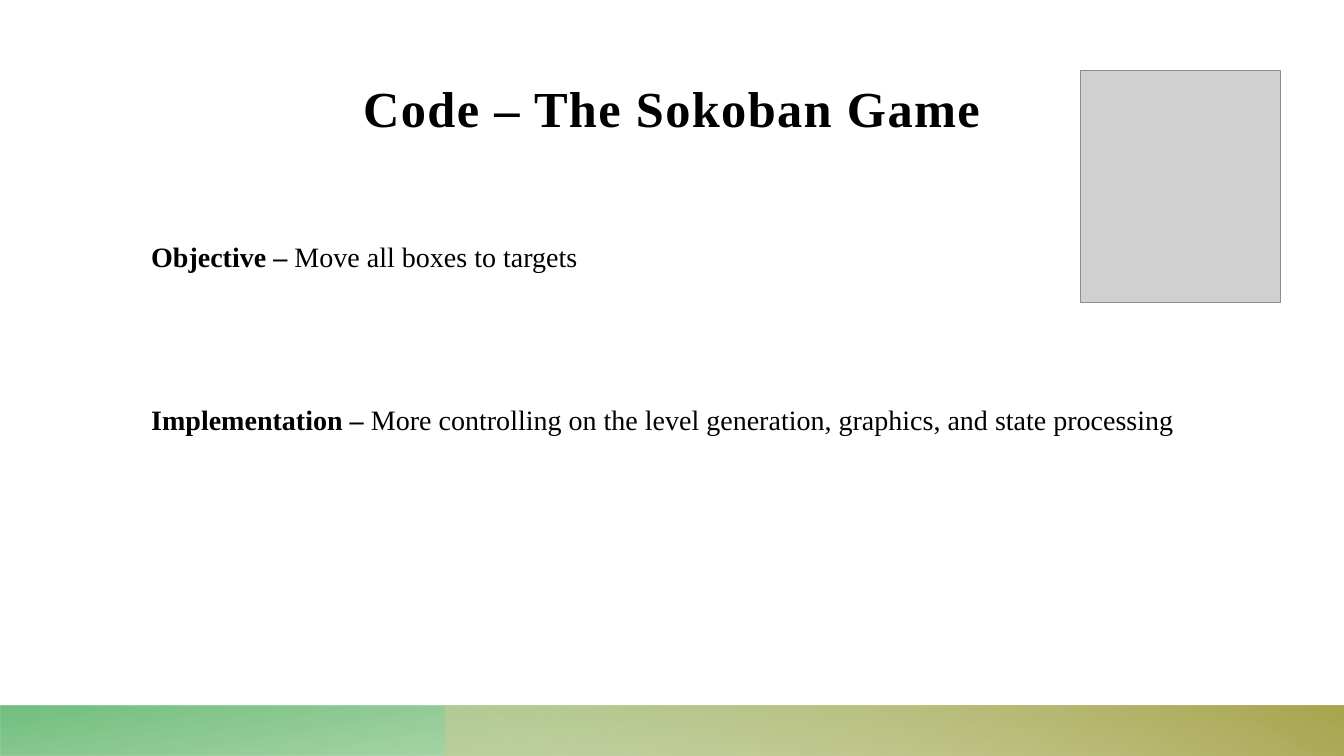
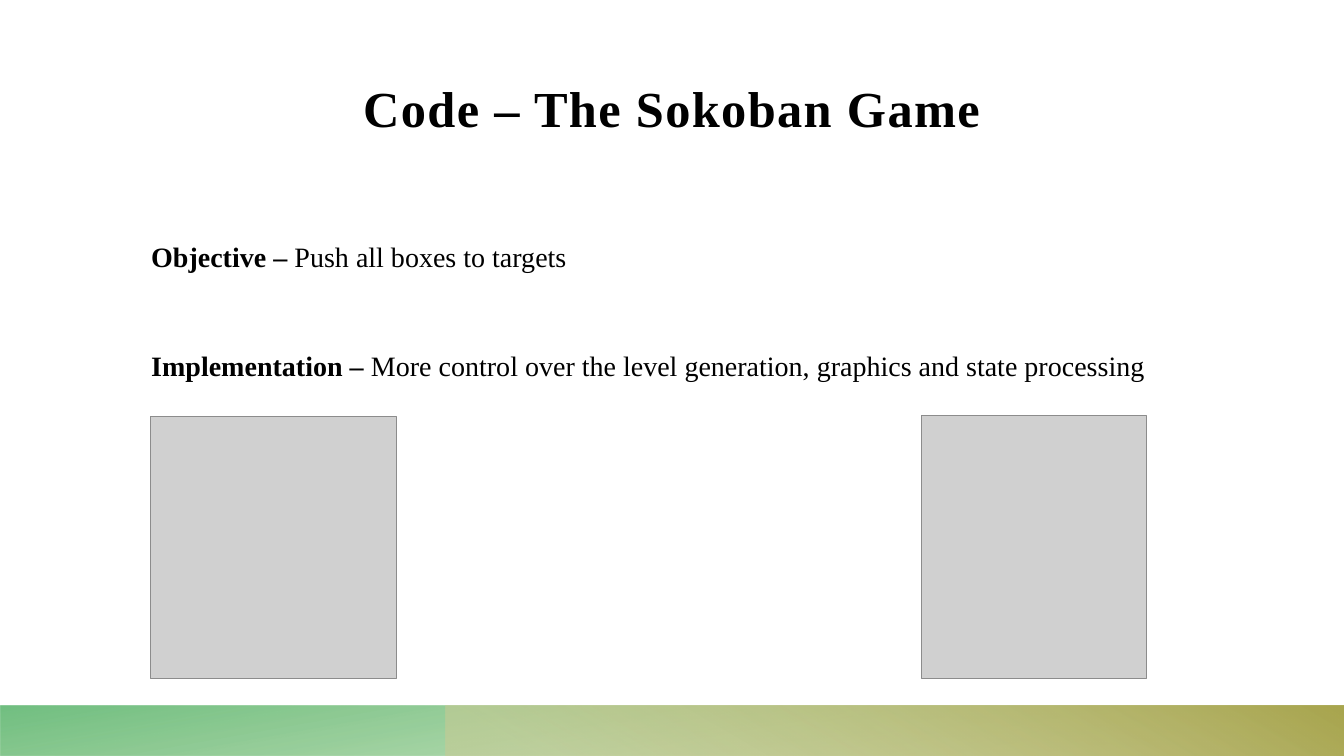
Before and after one commit to Dekel23/Sokoban-DRL, a slide deck: slide 9 of presentation.pptx. Drawn at 1344x756 pixels with LibreOffice and Linux fonts; fonts in the diff are those of the drawing; grey boxes stand for pictures. Boxes give left, top, right and bottom in pixels: in the first picture for what was removed or moved away, otherwise in the second. Text is boxed around its words. In the diff, an @@ line names an element or a change of style, - is before the commit and + after.

```diff
--- a/presentation.pptx
+++ b/presentation.pptx
@@ text at [151,247,1144,381]: text changed @@
-Objective – Move all boxes to targets
-Implementation – More controlling on the level generation, graphics, and state processing
+Objective – Push all boxes to targets
+Implementation – More control over the level generation, graphics and state processing
@@ picture added at [150,416,396,679] @@
@@ picture: place and size @@
-picture at [1081,71,1280,303]
+picture at [922,416,1147,679]
```
Also in this commit, not shown: 10 other slides changed.
